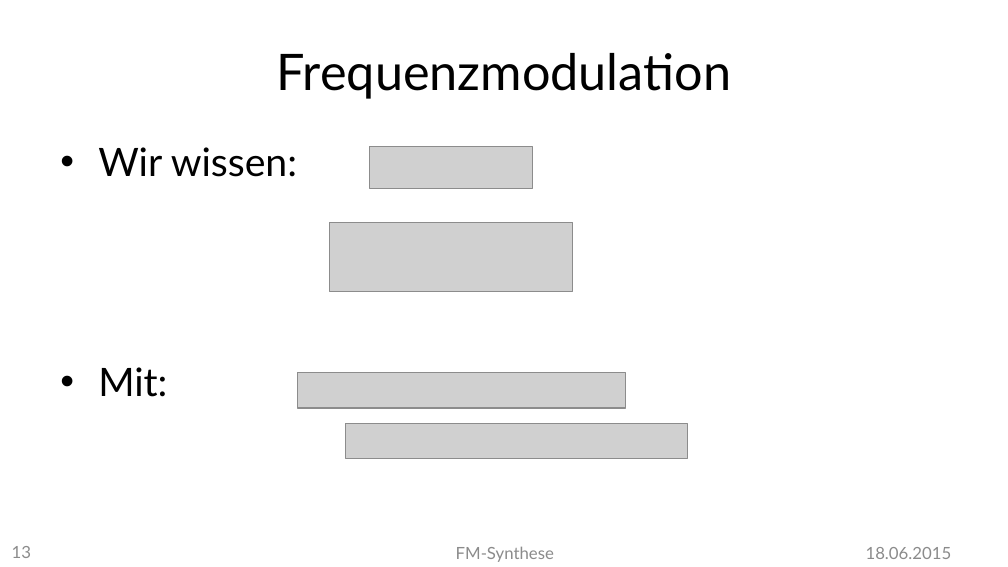
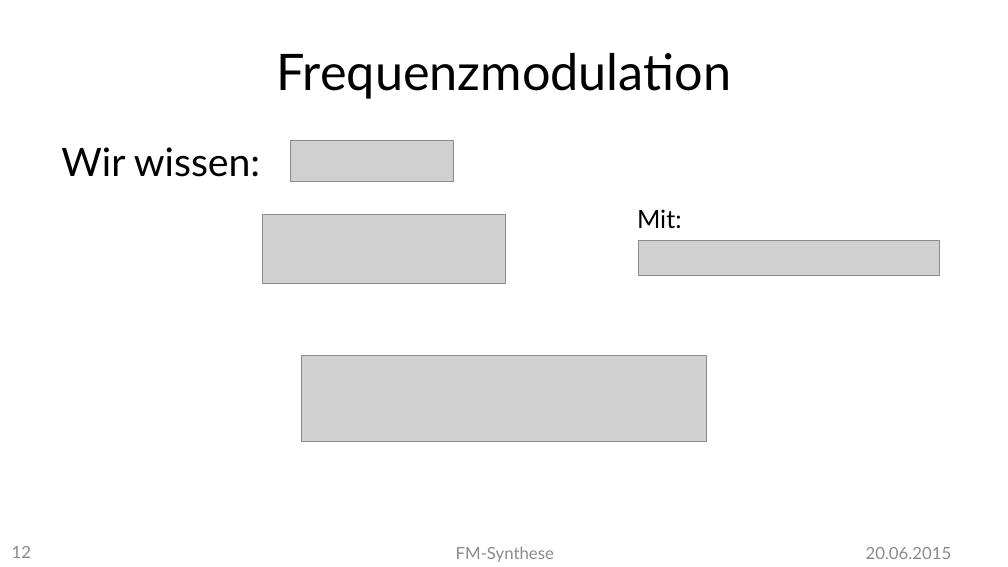
Before and after one commit to MBulli/VSeminar, a slide deck: slide 12 of Praesentation/FMSynthese-Markus.pptx (slide 13 before the commit). Drawn at 1008x567 pixels with LibreOffice and Linux fonts; fonts in the diff are those of the drawing; grey boxes stand for pictures; background and template pictures are left out. Boxes give left, top, right and bottom in pixels: in the first picture for what was removed or moved away, otherwise in the second. Text is boxed around its words. In the diff, an @@ line names an element or a change of style, - is before the commit and + after.

```diff
--- a/Praesentation/FMSynthese-Markus.pptx
+++ b/Praesentation/FMSynthese-Markus.pptx
@@ text added at [61, 147, 260, 177], 28 pt, text #000000 @@
+Wir wissen:
@@ text removed at [98, 147, 297, 397] @@
-• Wir wissen:
-• Mit:
@@ picture: place and size @@
-picture at [370, 147, 532, 188]
+picture at [290, 140, 453, 181]
@@ text added at [637, 209, 682, 228], 18 pt, text #000000 @@
+Mit:
@@ picture: place and size @@
-picture at [330, 222, 574, 291]
+picture at [262, 215, 506, 284]
@@ picture added at [639, 241, 939, 276] @@
@@ picture: place and size @@
-picture at [297, 373, 625, 408]
+picture at [301, 356, 707, 443]
@@ picture removed at [346, 423, 687, 459] @@
@@ page number at [12, 546, 31, 558]: text changed @@
-13
+12
@@ text at [866, 547, 952, 559]: text changed @@
-18.06.2015
+20.06.2015
```
Also in this commit, not shown: 18 other slides changed, 18 slides added, 1 slide removed, 7 other files.
